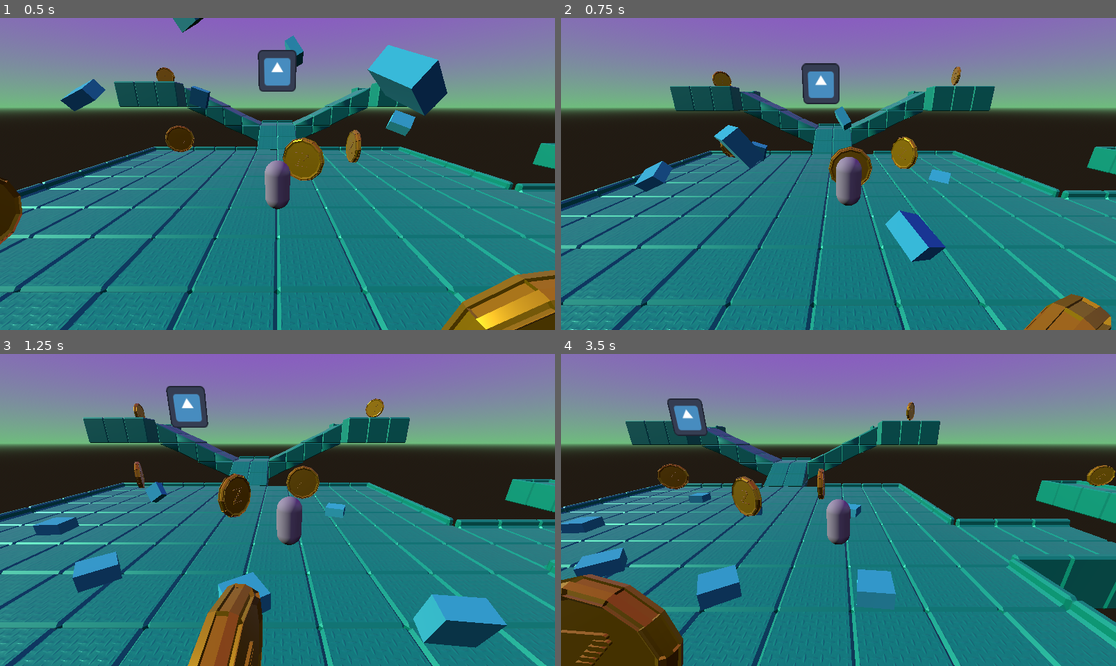
Above: before the commit, frames 1-4 (two rows, left to right).
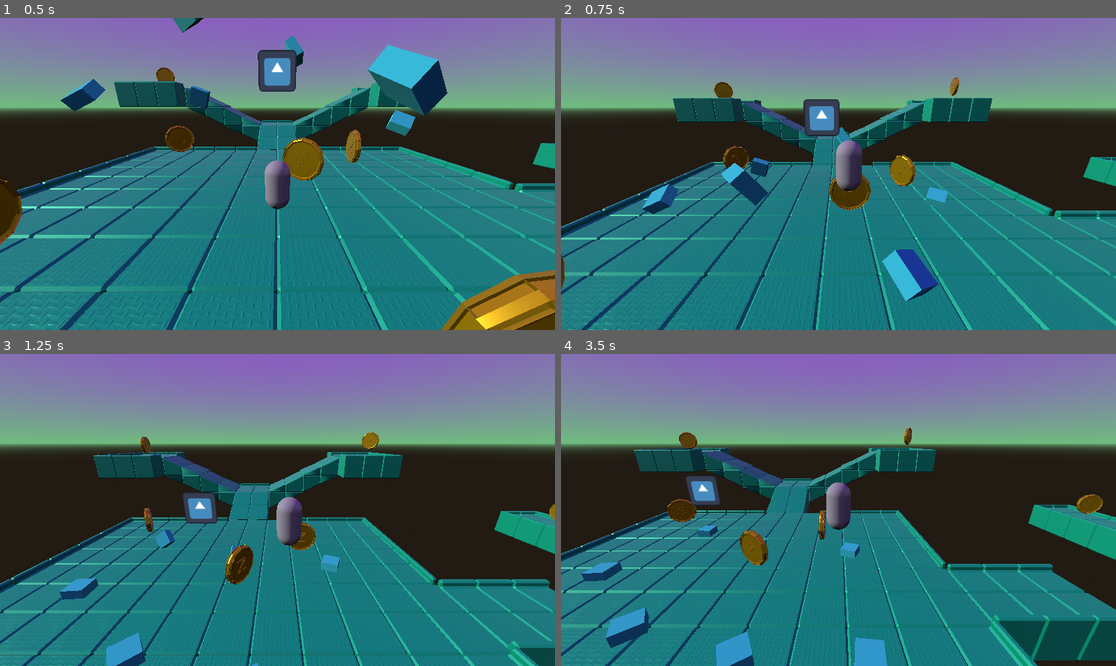
Above: after the commit, the same moments.

Repository: IsaiahMurray/3D-Platformer-Tutorial
Game: Godot game, scene res://scenes/level_1.tscn
Two runs of this game, one before a commit and one after it. Both use one fixed random seed, a clock stepped at 60 frames per second and the inputs below. The engine's default icon, where the game draws it, is replaced by a stand-in: a white triangle on a blue panel in a dark square.
Inputs:
- Up to frame 1 (0.5 s): no input
- Up to frame 2 (0.75 s): tap Enter (ui_accept) at 0.5 s; hold Right (ui_right) from 0.53 s (still down)
- Up to frame 3 (1.25 s): keep holding Right (ui_right); tap Enter (ui_accept) at 0.77 s
- Up to frame 4 (3.5 s): release Right (ui_right) at 1.28 s; hold Down (ui_down) 1.28-2.03 s; tap Enter (ui_accept) at 1.52, 3.02 s; hold Right (ui_right) 2.03-2.78 s; hold Up (ui_up) from 2.78 s (still down)

Frame 1 is identical in both runs. In frame 2, 26% of the frame differs, in the area x 0-100%, y 14-100%; in frame 3, 39%; in frame 4, 41%.

Commit message:
Increased player jump velocity

Diff:
--- a/3d-platformer-tutorial/player.gd
+++ b/3d-platformer-tutorial/player.gd
@@ -2,7 +2,7 @@
 
 
 const SPEED = 5.0
-const JUMP_VELOCITY = 4.5
+const JUMP_VELOCITY = 12
 
 
 func _physics_process(delta: float) -> void:
